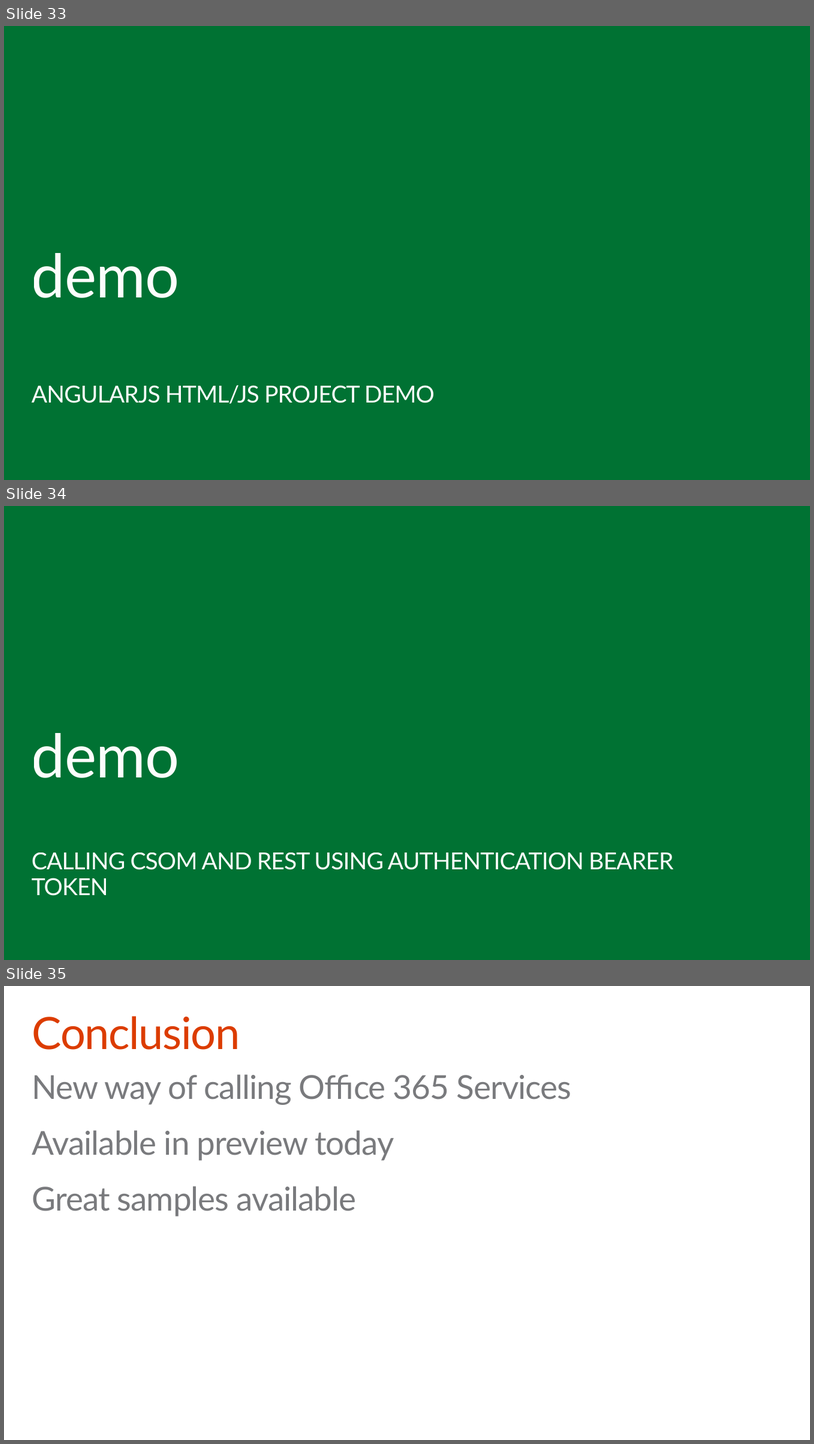
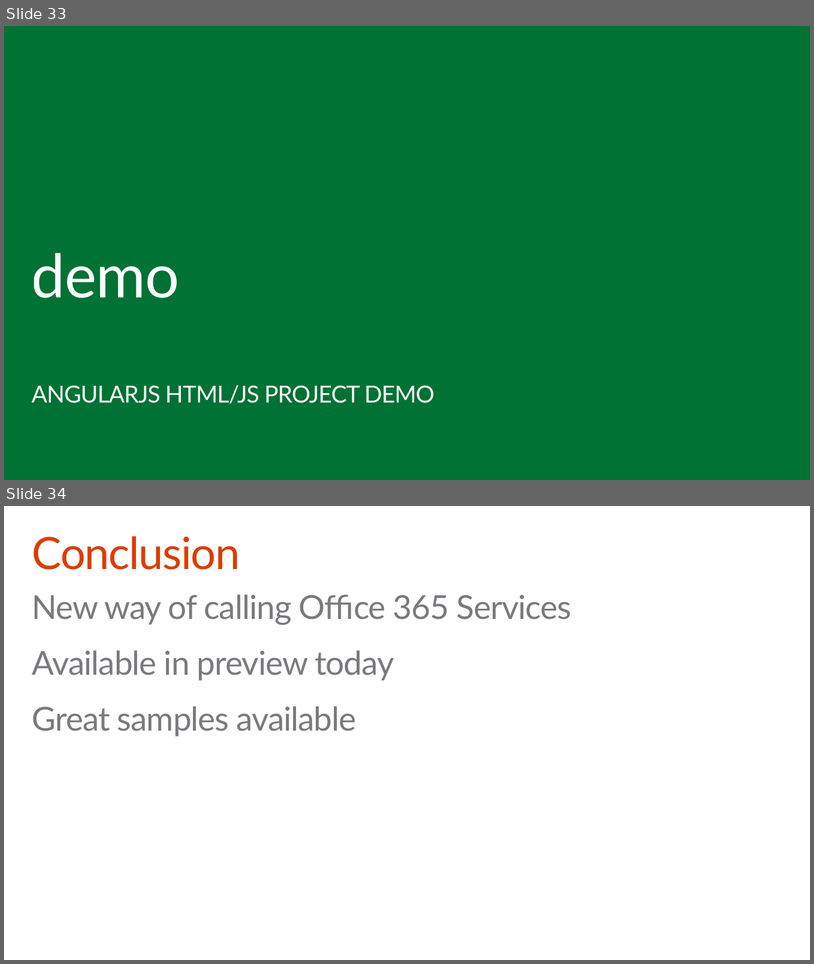
Before and after one commit to fabbbiob/TrainingContent, a slide deck: O3651-4 Getting started with Office 365 APIs/O3651-4 Office 365 Development Office 365 API.pptx. Shown one above the other, each under a label of ours: slides 33, 34 and 35 before the commit, slides 33 and 34 after it. The pictures are 814x1444 and 814x964 pixels, drawn with LibreOffice and Linux fonts; fonts in the diff are those of the drawing; background and template pictures are left out. Boxes give left, top, right and bottom in pixels: in the first picture for what was removed or moved away, otherwise in the second. Text is boxed around its words. In the diff, an @@ line names an element or a change of style, - is before the commit and + after.

```diff
--- a/O3651-4 Getting started with Office 365 APIs/O3651-4 Office 365 Development Office 365 API.pptx
+++ b/O3651-4 Getting started with Office 365 APIs/O3651-4 Office 365 Development Office 365 API.pptx
@@ slide 34 removed at [4, 506, 810, 960], background #007233 @@
@@ text removed at [32, 733, 180, 778] @@
-demo
@@ subtitle removed at [32, 852, 674, 895] @@
-CALLING CSOM AND REST USING AUTHENTICATION BEARER TOKEN
@@ what was slide 35 is now slide 34 @@
```
Also in this commit, not shown: 6 slides changed, 1 slide added, 1 other slide removed, 2 other files.
